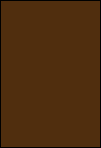
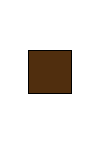
Layered file, before and after one edit (101x148). Changes by layer:
added layer "Layer #2" above "Layer #1" over [28, 50, 72, 94]
hid "Layer" over [0, 0, 101, 148]
